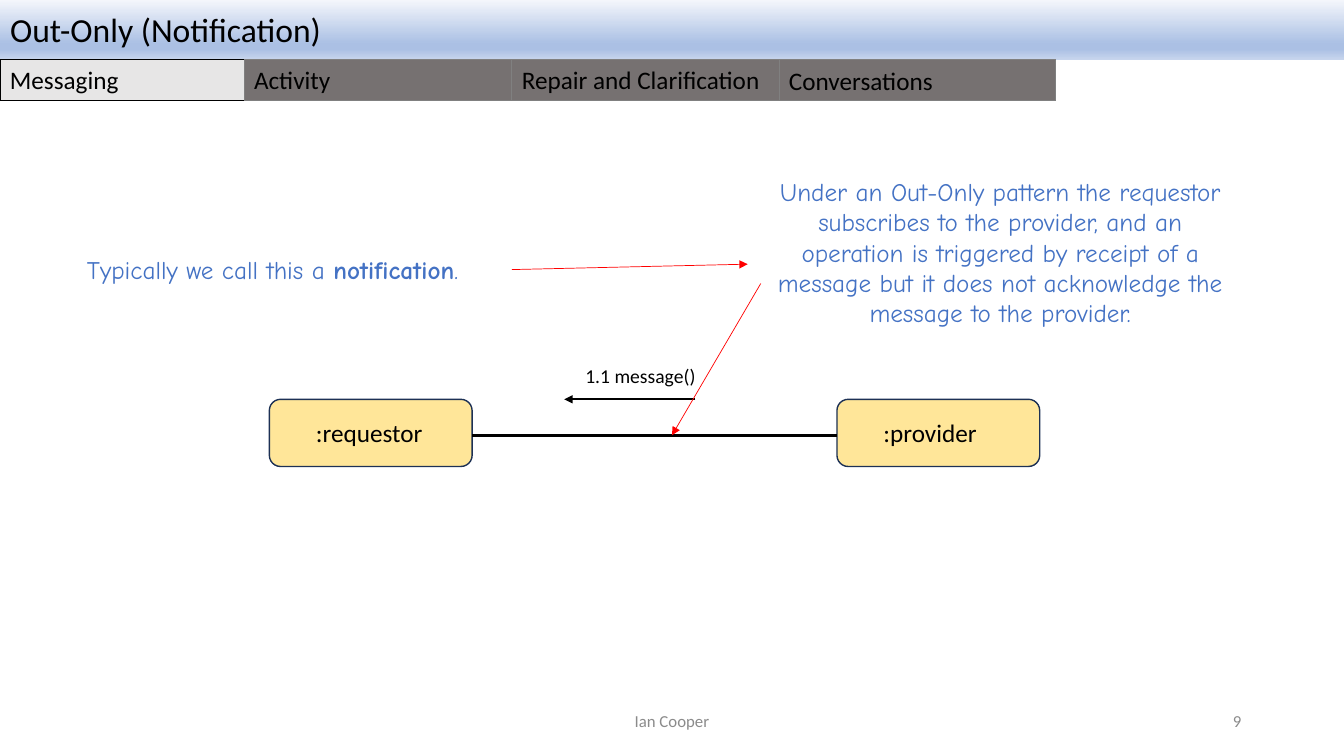
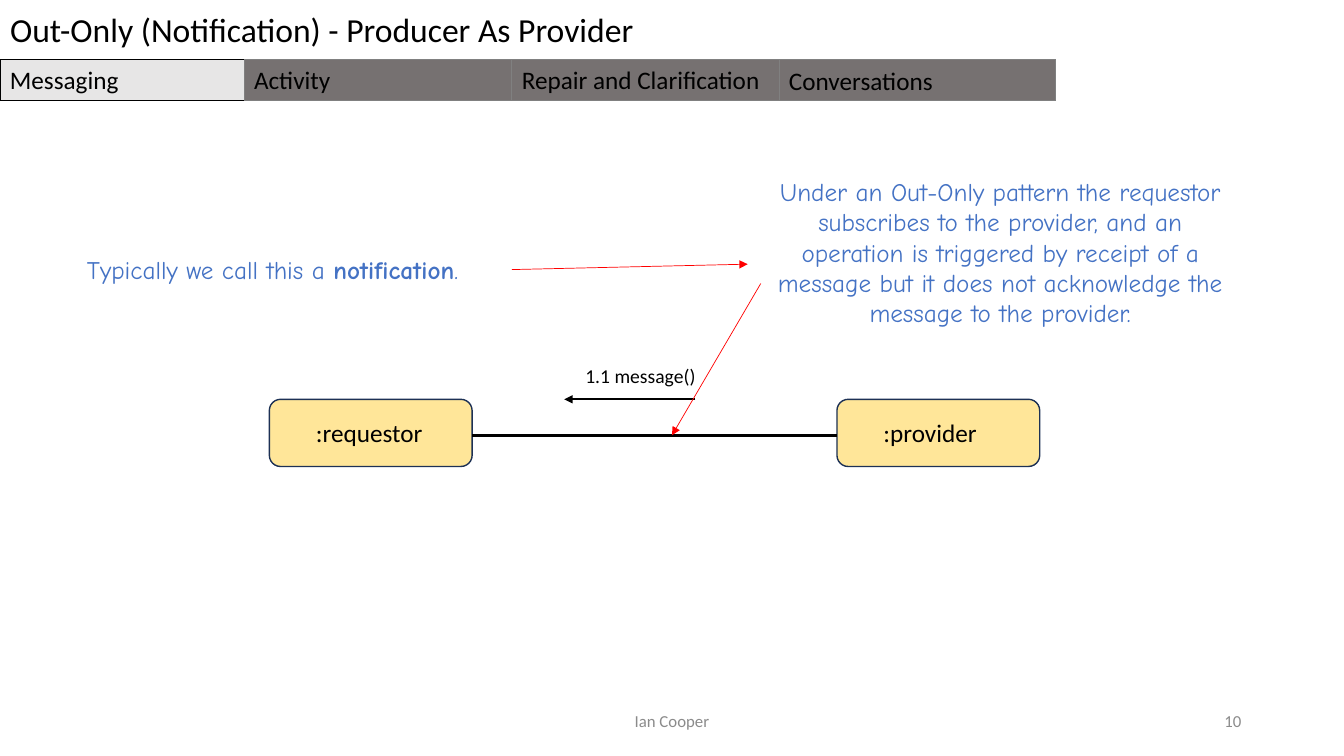
Before and after one commit to iancooper/Presentations, a slide deck: slide 10 of Conversation Patterns.pptx (slide 9 before the commit). Drawn at 1344x756 pixels with LibreOffice and Linux fonts; fonts in the diff are those of the drawing. Boxes give left, top, right and bottom in pixels: in the first picture for what was removed or moved away, otherwise in the second. Text is boxed around its words. In the diff, an @@ line names an element or a change of style, - is before the commit and + after.

```diff
--- a/Conversation Patterns.pptx
+++ b/Conversation Patterns.pptx
@@ rectangle "Out-Only (Notification) - Producer As ..." at box(0, 0, 1344, 60): fill gradient #F6F8FC to #ABC0E4 to #C7D5ED to #FFFFFF @@
@@ text in rectangle at box(10, 17, 633, 48): text changed @@
-Out-Only (Notification)
+Out-Only (Notification) - Producer As Provider
@@ page number at box(1224, 716, 1241, 727): text changed @@
-9
+10
```
Also in this commit, not shown: 50 other slides changed, 1 slide added, 1 other file.
